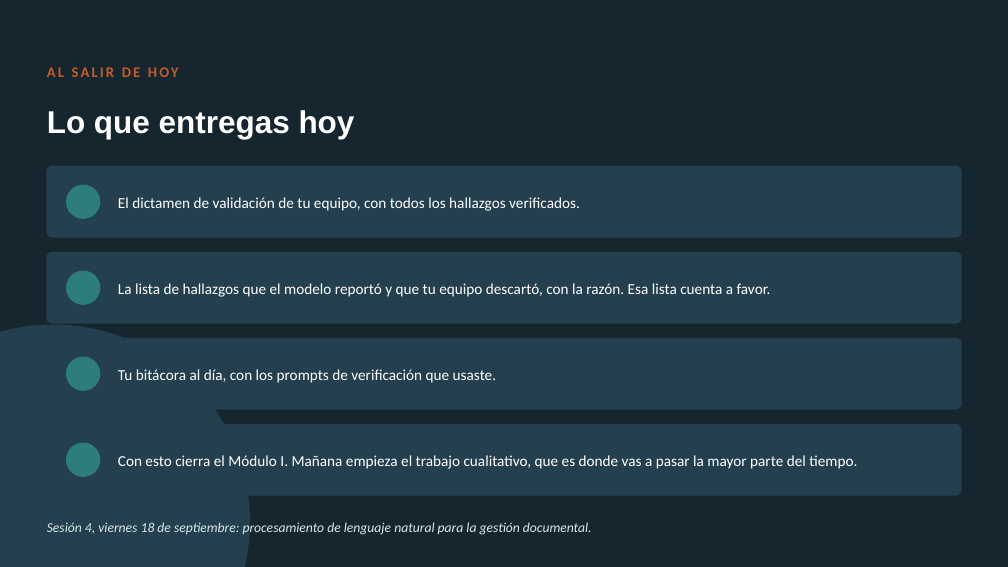
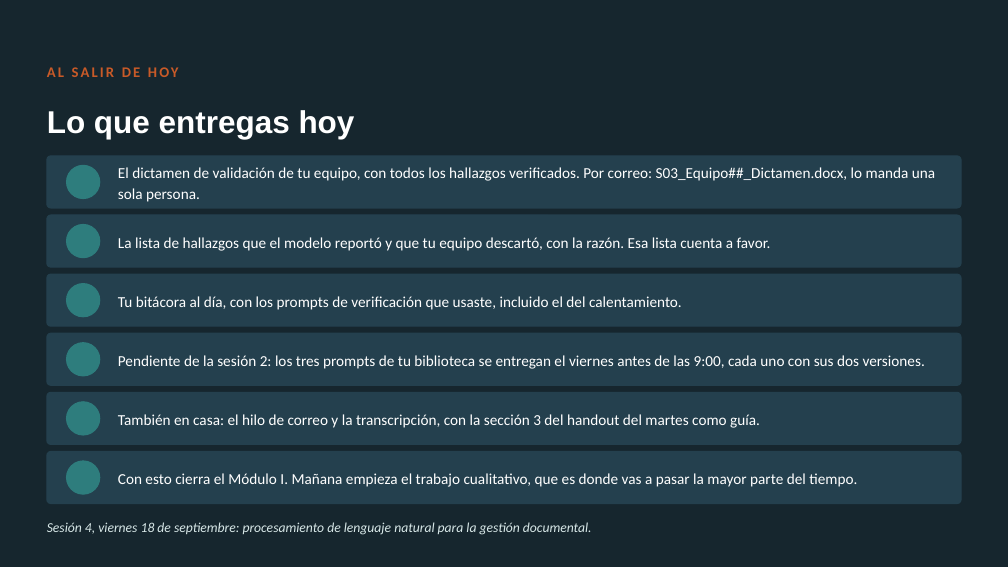
Before and after one commit to marvtrejo/curso-inegi-gen-ai, a slide deck: slide 18 of sesion-03/Sesion_03_Validacion_Critica.pptx (slide 15 before the commit). Drawn at 1008x567 pixels with LibreOffice and Linux fonts; fonts in the diff are those of the drawing. Boxes give left, top, right and bottom in pixels: in the first picture for what was removed or moved away, otherwise in the second. Text is boxed around its words. In the diff, an @@ line names an element or a change of style, - is before the commit and + after.

```diff
--- a/sesion-03/Sesion_03_Validacion_Critica.pptx
+++ b/sesion-03/Sesion_03_Validacion_Critica.pptx
@@ rounded rectangle: place and size @@
-rounded rectangle at (47,166,961,237)
+rounded rectangle at (47,156,961,208)
@@ ellipse: place and size @@
-ellipse at (67,185,100,219)
+ellipse at (67,166,100,199)
@@ text at (118,167,935,202): text changed @@
-El dictamen de validación de tu equipo, con todos los hallazgos verificados.
+El dictamen de validación de tu equipo, con todos los hallazgos verificados. Por correo: S03_Equipo##_Dictamen.docx, lo manda una sola persona.
@@ rounded rectangle added at (47,215,961,267), fill #24404E, outline #24404E 1 pt @@
@@ ellipse added at (67,225,100,258), fill #2E7D7D, outline #2E7D7D 1 pt @@
@@ text "La lista de hallazgos que ...": place and size @@
-text "La lista de hallazgos que ..." at (118,283,771,297)
+text "La lista de hallazgos que ..." at (118,237,771,251)
@@ rounded rectangle: place and size @@
-rounded rectangle at (47,253,961,324)
+rounded rectangle at (47,274,961,327)
@@ ellipse: place and size @@
-ellipse at (67,271,100,305)
+ellipse at (67,284,100,317)
@@ text at (118,296,682,310): text changed @@
-Tu bitácora al día, con los prompts de verificación que usaste.
+Tu bitácora al día, con los prompts de verificación que usaste, incluido el del calentamiento.
@@ ellipse removed at (0,325,250,567) @@
@@ rounded rectangle: place and size @@
-rounded rectangle at (47,338,961,409)
+rounded rectangle at (47,333,961,386)
@@ ellipse: place and size @@
-ellipse at (67,357,100,390)
+ellipse at (67,343,100,376)
@@ text added at (118,355,925,369), 14.5 pt, text #FFFFFF @@
+Pendiente de la sesión 2: los tres prompts de tu biblioteca se entregan el viernes antes de las 9:00, cada uno con sus dos versiones.
@@ rounded rectangle added at (47,392,961,445), fill #24404E, outline #24404E 1 pt @@
@@ ellipse added at (67,402,100,435), fill #2E7D7D, outline #2E7D7D 1 pt @@
@@ text added at (118,414,760,428), 14.5 pt, text #FFFFFF @@
+También en casa: el hilo de correo y la transcripción, con la sección 3 del handout del martes como guía.
@@ rounded rectangle: place and size @@
-rounded rectangle at (47,424,961,495)
+rounded rectangle at (47,451,961,504)
@@ ellipse: place and size @@
-ellipse at (67,443,100,476)
+ellipse at (67,461,100,495)
@@ text "Con esto cierra el Módulo ...": place and size @@
-text "Con esto cierra el Módulo ..." at (118,455,857,469)
+text "Con esto cierra el Módulo ..." at (118,473,857,487)
```
Also in this commit, not shown: 5 other slides changed, 3 slides added, 2 other files.
